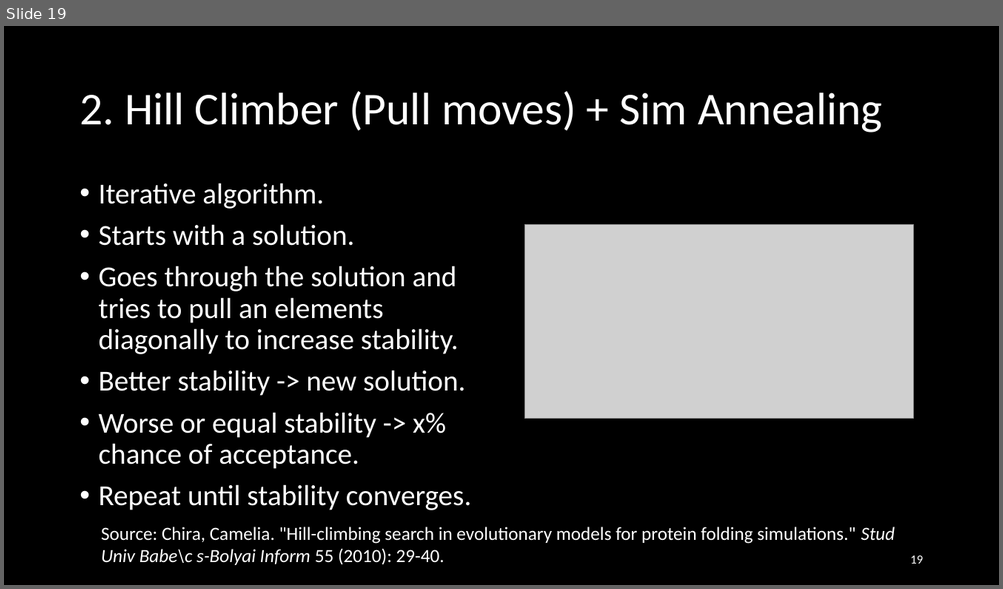
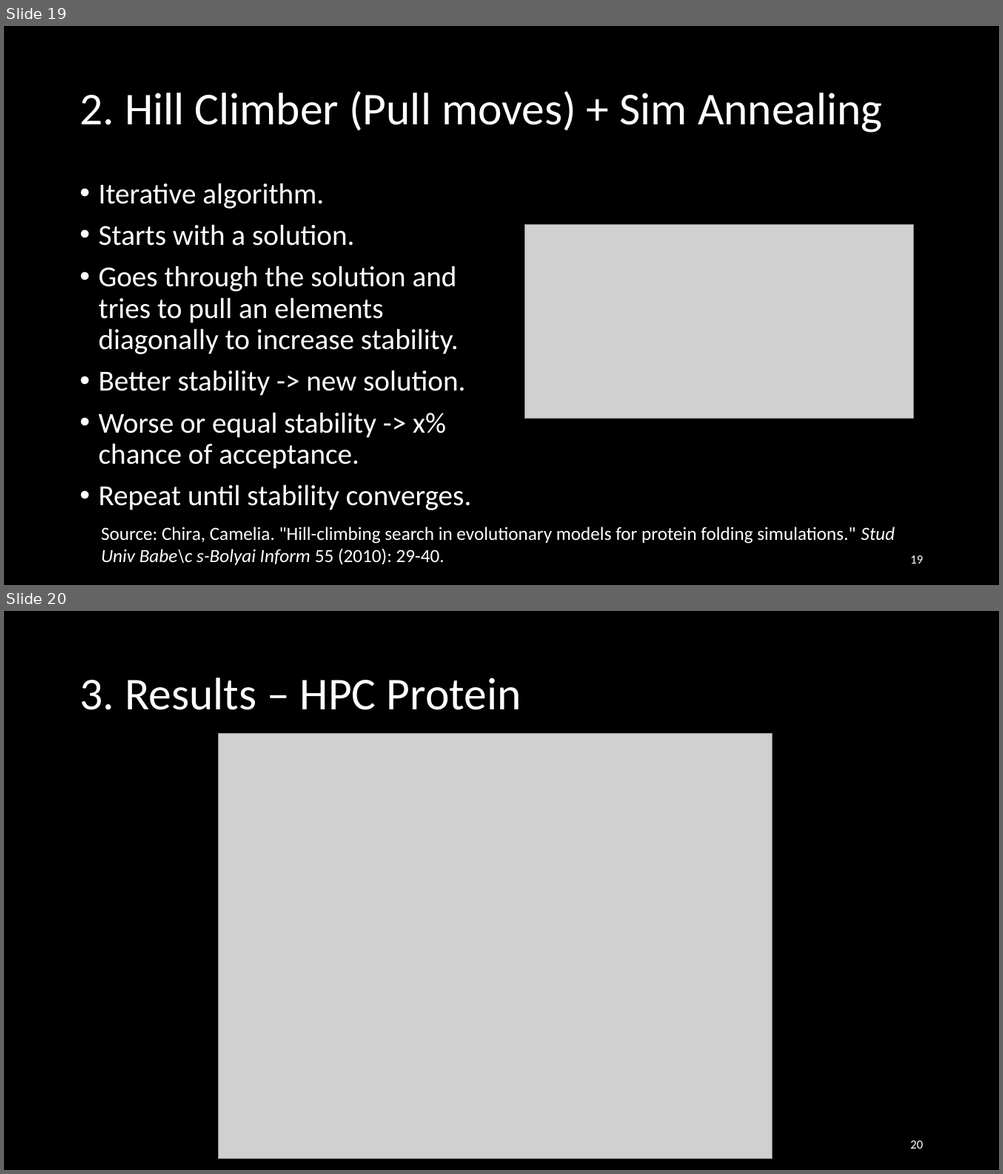
Before and after one commit to Loek21/Protein-Pow-d-er, a slide deck: Docs/PPP, final.pptx. Shown one above the other, each under a label of ours: slide 19 before the commit, slides 19 and 20 after it. The pictures are 1003x589 and 1003x1174 pixels, drawn with LibreOffice and Linux fonts; fonts in the diff are those of the drawing; grey boxes stand for pictures. Boxes give left, top, right and bottom in pixels: in the first picture for what was removed or moved away, otherwise in the second. Text is boxed around its words. In the diff, an @@ line names an element or a change of style, - is before the commit and + after.

```diff
--- a/Docs/PPP, final.pptx
+++ b/Docs/PPP, final.pptx
@@ slide 20 added at [4,611,999,1170], background #000000 @@
@@ title added at [79,678,521,710], 44 pt, text #FFFFFF @@
+3. Results – HPC Protein
@@ picture added at [218,733,771,1159] @@
@@ page number added at [910,1141,922,1149], 12 pt, text #FFFFFF @@
+20
```
Also in this commit, not shown: 3 slides changed, 5 other slides added, 2 slides removed, 5 other files.
